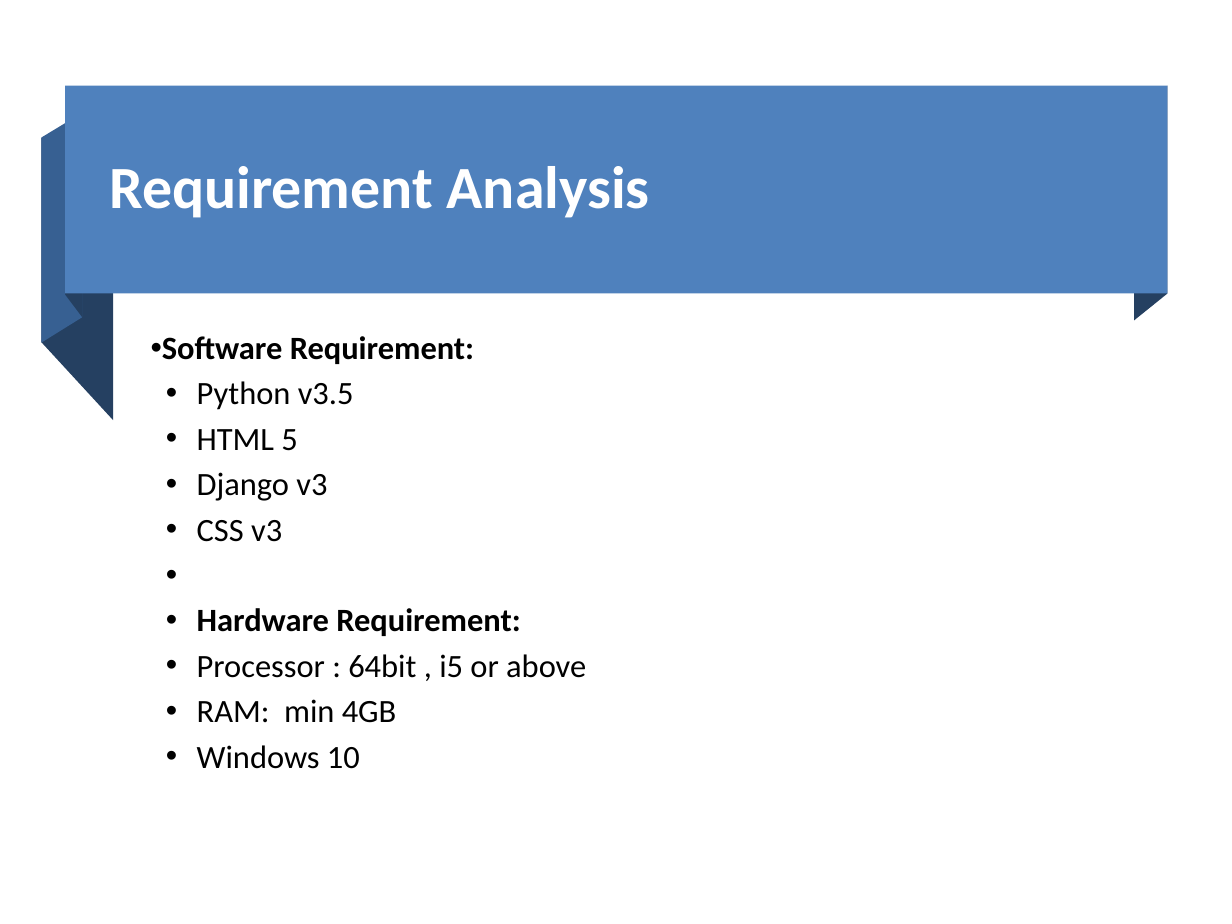
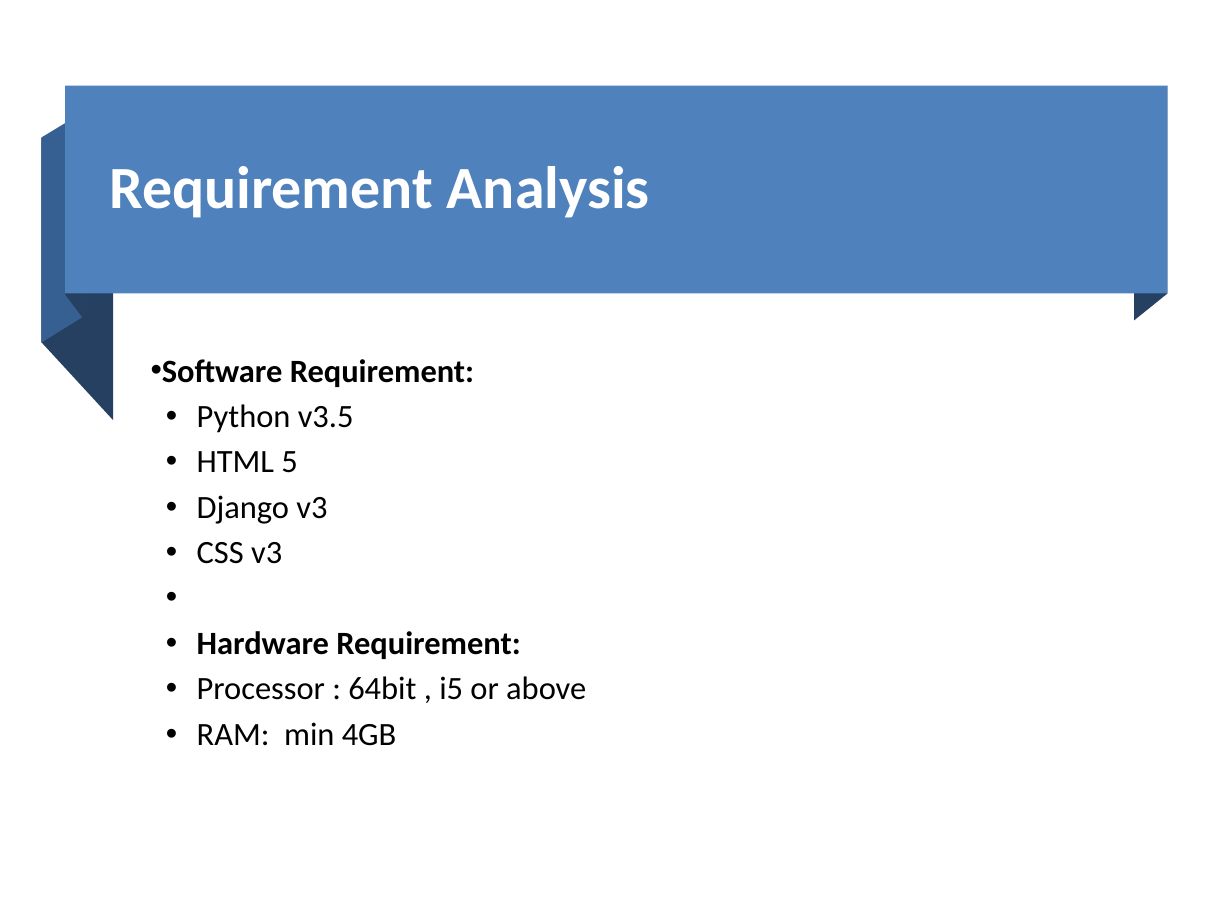
Before and after one commit to tusharpangare/Project-Documents, a slide deck: slide 9 of ppt Group 12.pptx. Drawn at 1232x924 pixels with LibreOffice and Linux fonts; fonts in the diff are those of the drawing. Boxes give left, top, right and bottom in pixels: in the first picture for what was removed or moved away, otherwise in the second. Text is boxed around its words. In the diff, an @@ line names an element or a change of style, - is before the commit and + after.

```diff
--- a/ppt Group 12.pptx
+++ b/ppt Group 12.pptx
@@ text at box(197, 745, 360, 769): paragraph removed @@
-• Windows 10
```
Also in this commit, not shown: 5 other slides changed, 1 other file.
